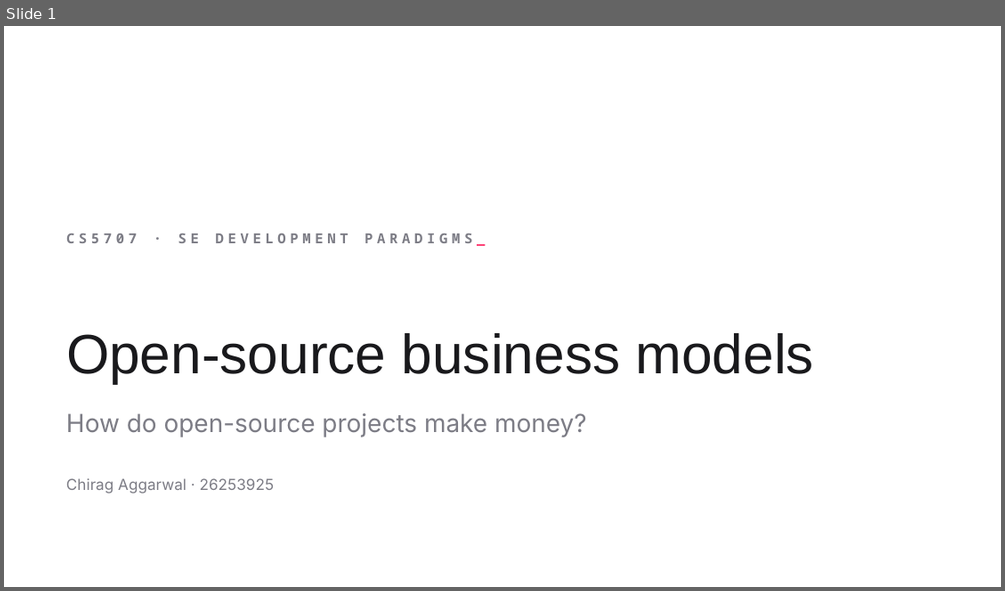
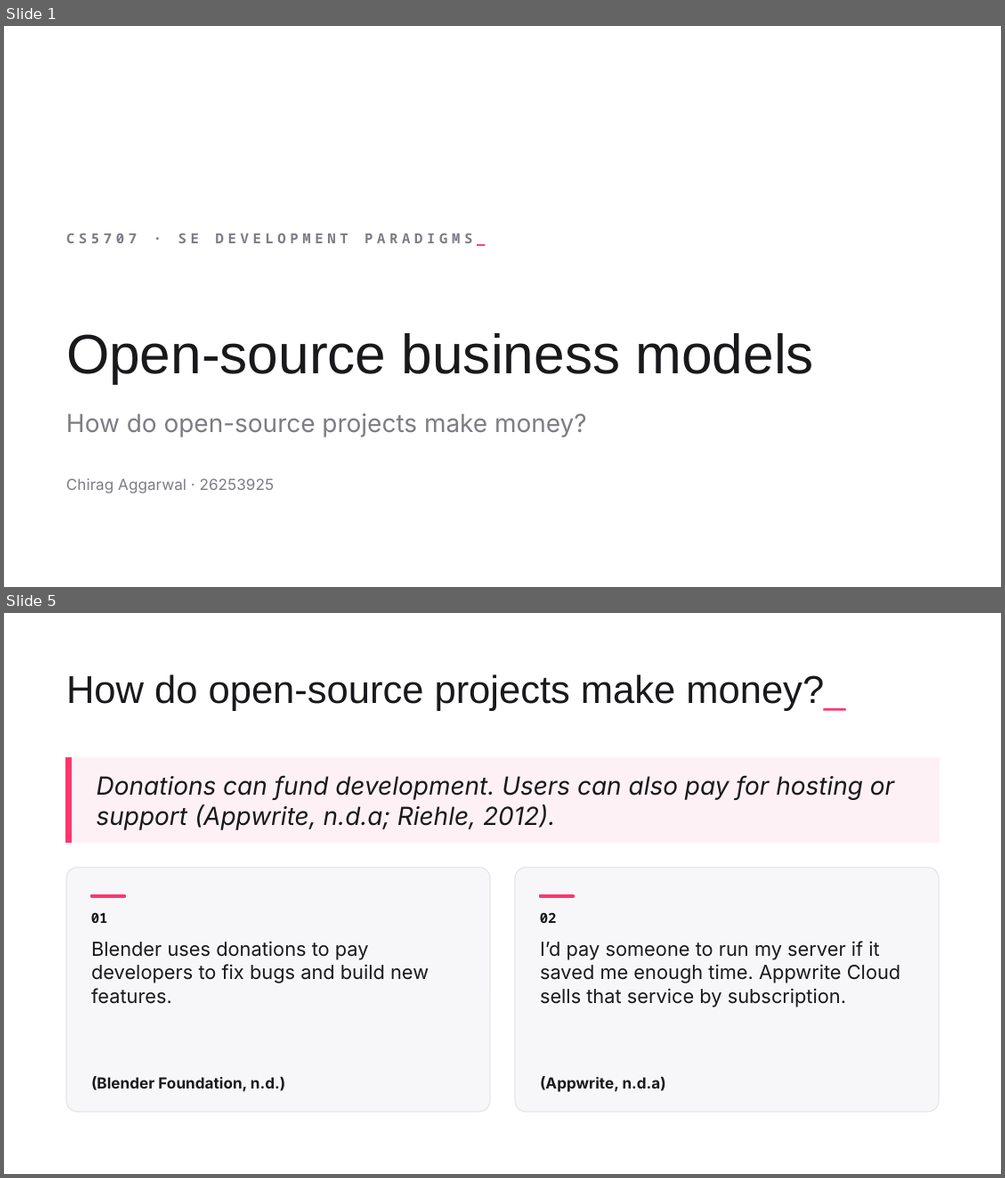
Before and after one commit to ChiragAgg5k/ul-university-notes, a slide deck: 2026-27/SEM1/CS5707 - SE Development Paradigms/Presentation/CS5707 Presentation - Chirag Aggarwal.pptx. Shown one above the other, each under a label of ours: slide 1 before the commit, slides 1 and 5 after it; the slides between them are not shown. The pictures are 1005x591 and 1005x1178 pixels, drawn with LibreOffice and Linux fonts; fonts in the diff are those of the drawing; background and template pictures are left out. Boxes give left, top, right and bottom in pixels: in the first picture for what was removed or moved away, otherwise in the second. Text is boxed around its words. In the diff, an @@ line names an element or a change of style, - is before the commit and + after.

```diff
--- a/2026-27/SEM1/CS5707 - SE Development Paradigms/Presentation/CS5707 Presentation - Chirag Aggarwal.pptx
+++ b/2026-27/SEM1/CS5707 - SE Development Paradigms/Presentation/CS5707 Presentation - Chirag Aggarwal.pptx
@@ slide 5 added at box(4, 613, 1001, 1174), background picture (left out) @@
@@ title added at box(66, 674, 845, 711), 28 pt, text #19191C @@
+How do open-source projects make money?_
@@ rectangle added at box(65, 757, 938, 843), fill #FEF1F5, outline #FEF1F5 1 pt @@
@@ rectangle added at box(65, 757, 71, 843), fill #FD366E, outline #FD366E 1 pt @@
@@ text added at box(97, 775, 894, 830), 18 pt, text #19191C, italic @@
+Donations can fund development. Users can also pay for hosting or support (Appwrite, n.d.a; Riehle, 2012).
@@ rounded rectangle added at box(65, 868, 489, 1111), fill #F7F7F9 at 92% opacity, outline #E5E5E8 0.75 pt @@
@@ rounded rectangle added at box(514, 868, 938, 1111), fill #F7F7F9 at 92% opacity, outline #E5E5E8 0.75 pt @@
@@ rectangle added at box(92, 895, 126, 897), fill #FD366E, outline #FD366E 1 pt @@
@@ rectangle added at box(541, 895, 574, 897), fill #FD366E, outline #FD366E 1 pt @@
@@ text added at box(91, 912, 108, 923), 10 pt, text #19191C, bold @@
+01
@@ text added at box(540, 912, 557, 923), 10 pt, text #19191C, bold @@
+02
@@ text added at box(91, 941, 429, 1004), 14 pt, text #19191C @@
+Blender uses donations to pay developers to fix bugs and build new features.
@@ text added at box(540, 941, 900, 1007), 14 pt, text #19191C @@
+I’d pay someone to run my server if it saved me enough time. Appwrite Cloud sells that service by subscription.
@@ text added at box(91, 1076, 285, 1092), 11 pt, text #19191C, bold @@
+(Blender Foundation, n.d.)
@@ text added at box(540, 1076, 666, 1092), 11 pt, text #19191C, bold @@
+(Appwrite, n.d.a)
```
Also in this commit, not shown: 3 slides changed, 1 other slide added, 2 slides removed, 1 other file.
